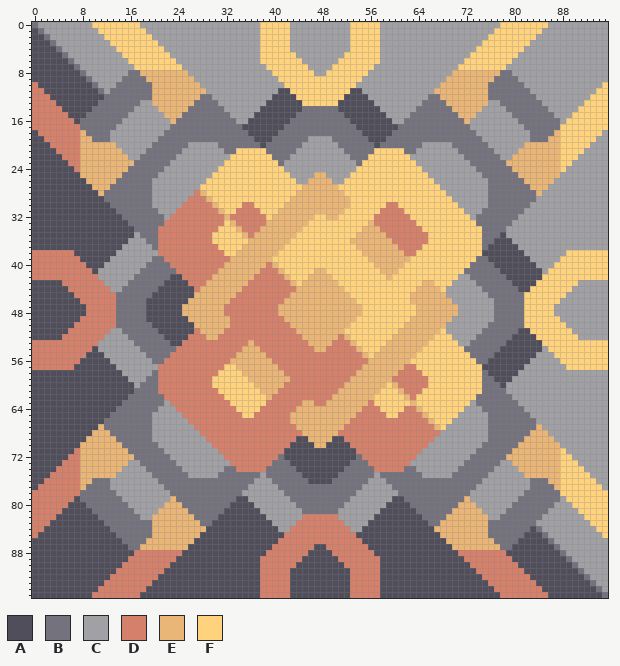
Edited in one commit: sprite sheet (sprites/blocks/storage/trecara/23w-92-core-hyphos.png). The first picture shows the starting point.
The file is 96x96 pixels.
Palette (. is transparent): A #504e5b  B #74727d  C #a1a0a4  D #d4806b  E #eab678  F #ffd27e
New version:
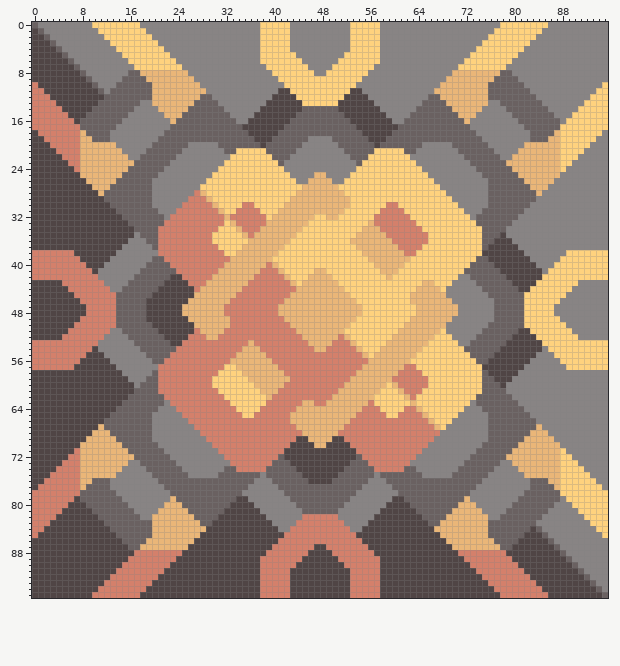
The exact change:
colour A: #504e5b -> #504545
colour B: #74727d -> #6a6161
colour C: #a1a0a4 -> #888484
Changed places in both pictures, as pixel boxes (x1, y1, x2, y2):
changed: (32, 22, 608, 598)
